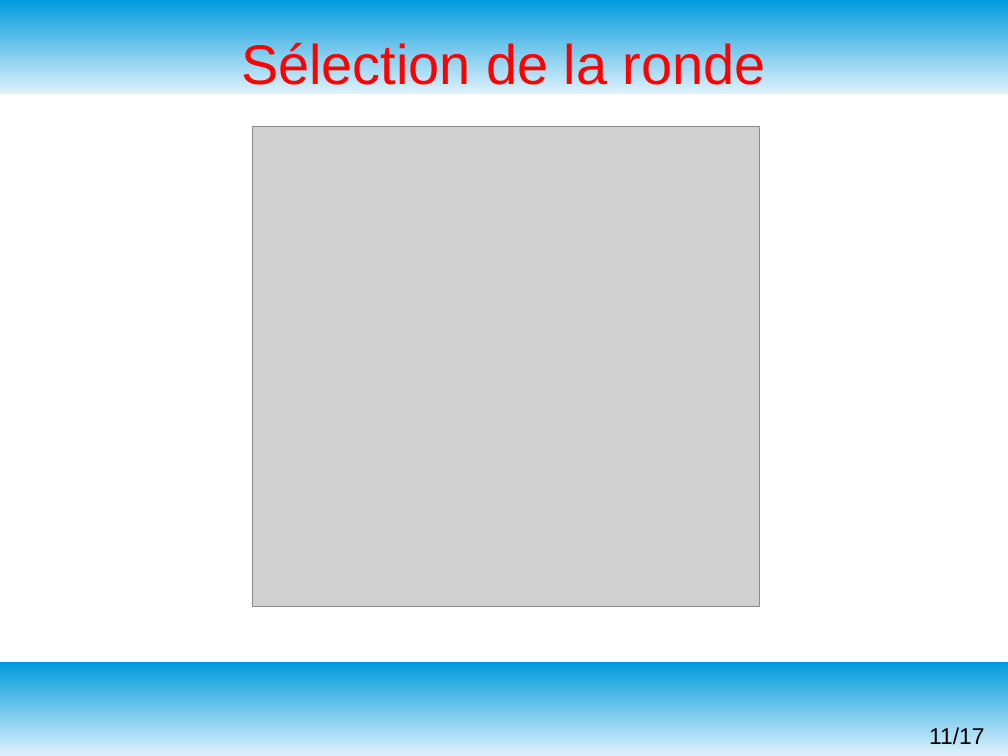
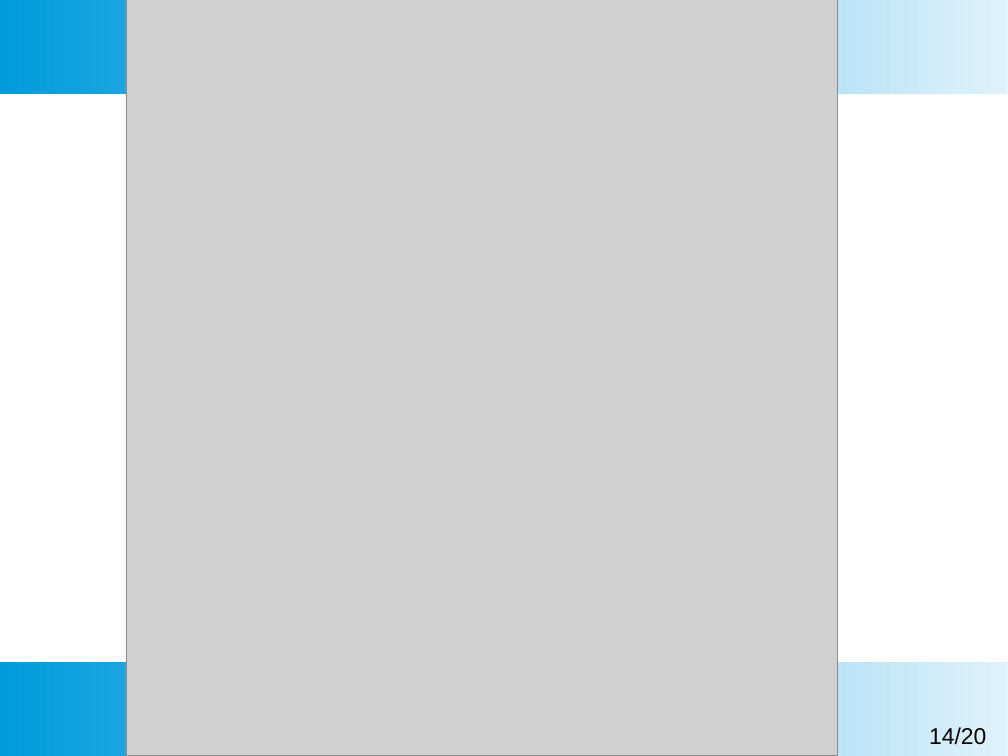
Before and after one commit to msoulard/ControleurDeRondes, a slide deck: slide 14 of Diapos/DiapoRevueFinal.odp (slide 11 before the commit). Drawn at 1008x756 pixels with LibreOffice and Linux fonts; fonts in the diff are those of the drawing; grey boxes stand for pictures. Boxes give left, top, right and bottom in pixels: in the first picture for what was removed or moved away, otherwise in the second. Text is boxed around its words. In the diff, an @@ line names an element or a change of style, - is before the commit and + after.

```diff
--- a/Diapos/DiapoRevueFinal.odp
+++ b/Diapos/DiapoRevueFinal.odp
@@ picture: place and size @@
-picture at <box>252,126,760,607</box>
+picture at <box>126,0,838,756</box>
@@ title removed at <box>241,40,766,85</box> @@
-Sélection de la ronde
@@ page number at <box>929,727,986,745</box>: text changed @@
-11/17
+14/20
```
Also in this commit, not shown: 7 other slides changed, 4 slides added, 1 slide removed, 53 other files.
